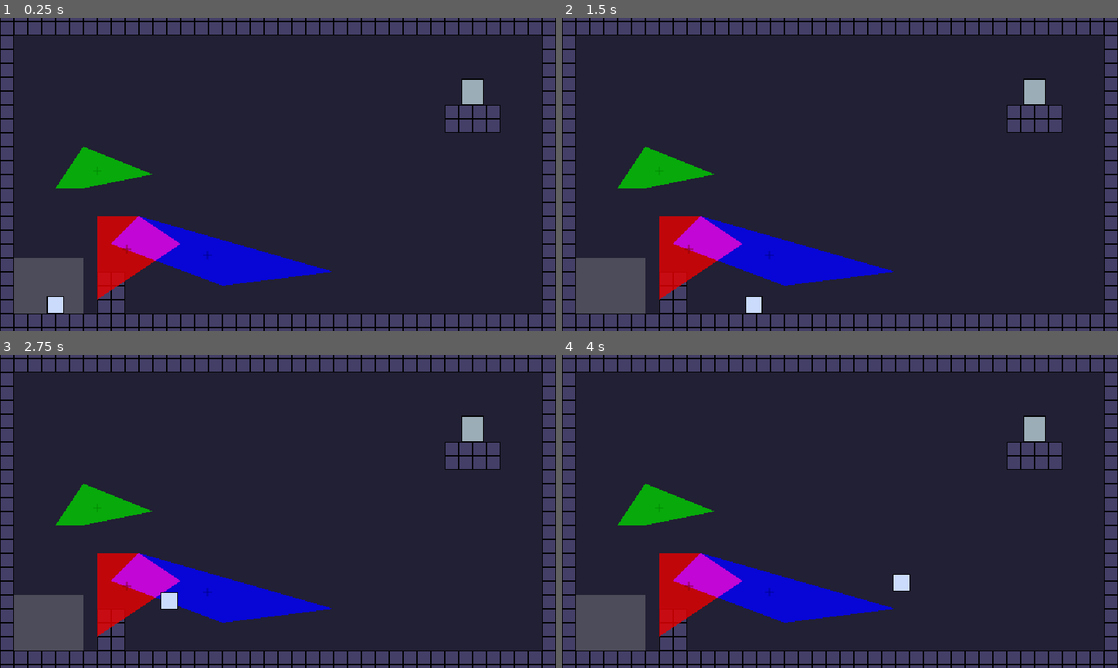
Above: before the commit, frames 1-4 (two rows, left to right).
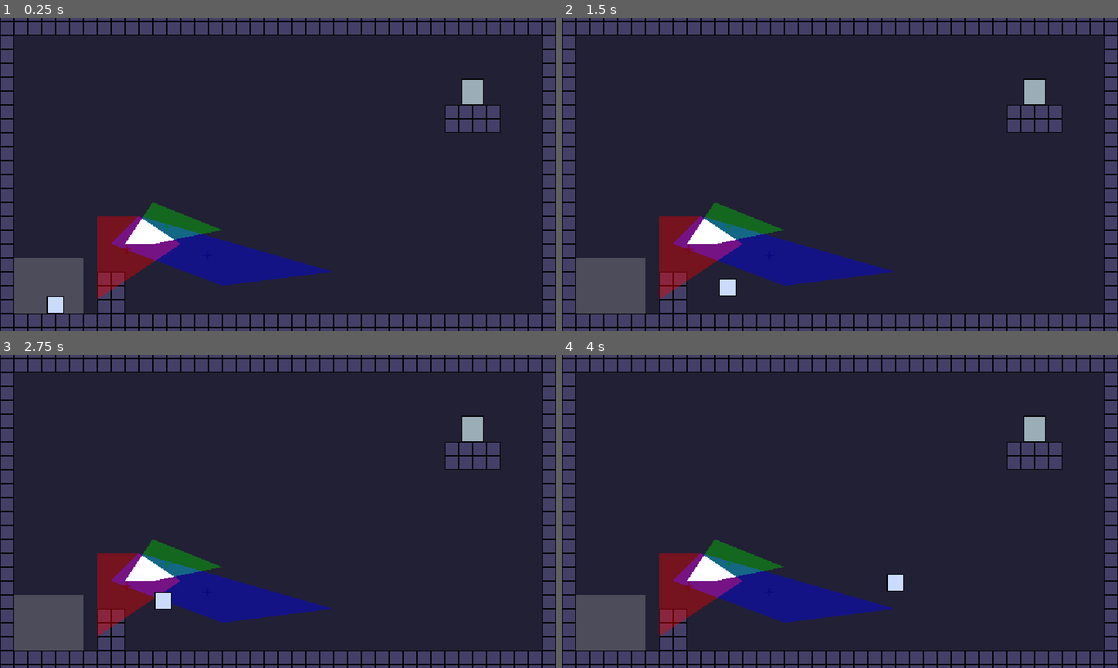
Above: after the commit, the same moments.

Repository: robotmaster/game-off-2026
Game: Godot game, scene res://scenes/rooms/test_room.tscn
Two runs of this game, one before a commit and one after it. Both use one fixed random seed, a clock stepped at 60 frames per second and the inputs below.
Inputs:
- Up to frame 1 (0.25 s): no input
- Up to frame 2 (1.5 s): tap Enter at 0.5 s; hold Up (up) 0.53-1.28 s; hold Right (right) from 0.53 s (still down); tap X (switch_edit) at 1.35 s
- Up to frame 3 (2.75 s): tap Up (up) at 1.52, 1.55, 1.82 s; release Right (right) at 2.03 s; hold Left (left) from 2.03 s (still down); hold Up (up) from 2.03 s (still down); tap C (switch_property) at 2.1 s
- Up to frame 4 (4 s): release Left (left) at 2.78 s; release Up (up) at 2.78 s; hold Right (right) from 2.78 s (still down); tap Z (toggle_play) at 2.85 s; tap Up (up) at 3.02, 3.05, 3.32 s; hold Up (up) from 3.53 s (still down)

The runs differ from the first frame. In frame 1, 6.9% of the frame differs, in the area x 10-60%, y 41-90%; in frame 2, 7.3%, in the area x 10-60%, y 41-95%; in frame 3, 6.9%; in frame 4, 7.1%.
Error before the commit: Invalid access to property or key 'allowed' on a base object of type 'Nil'. (res://scripts/room.gd:43)
Error after the commit: Invalid access to property or key 'allowed' on a base object of type 'Nil'. (res://scripts/room.gd:45)

Commit message:
changed the visuals a bit

Diff:
--- /dev/null
+++ b/game-off-2026/scenes/polygon_intersection_area.tscn
@@ -0,0 +1,6 @@
+[gd_scene format=3 uid="uid://dq1srfxo8o7ny"]
+
+[ext_resource type="Script" uid="uid://cx4wblqfd3c4i" path="res://scripts/polygon_intersection_area.gd" id="1_hp1qd"]
+
+[node name="PolygonIntersectionArea" type="Polygon2D" unique_id=488270413]
+script = ExtResource("1_hp1qd")
--- a/game-off-2026/scenes/room.tscn
+++ b/game-off-2026/scenes/room.tscn
@@ -11,6 +11,8 @@
 [ext_resource type="PackedScene" uid="uid://yprk1w2gy2vs" path="res://scenes/exit.tscn" id="5_jn645"]
 [ext_resource type="Script" uid="uid://ck3epd51kkhqq" path="res://scripts/polygon_parent.gd" id="5_qvc4m"]
 [ext_resource type="Script" uid="uid://qsfnwordlsme" path="res://scripts/current_polygon_outline.gd" id="6_7dqbv"]
+[ext_resource type="Script" uid="uid://bnsxvblbr143l" path="res://scripts/polygon_canvas.gd" id="8_dynfe"]
+[ext_resource type="Shader" uid="uid://djb465hsx6mjh" path="res://shaders/polygon_outline.gdshader" id="9_3j2fx"]
 [ext_resource type="Script" uid="uid://b4c2tt5ppfj4" path="res://scripts/polygon_centroid_display.gd" id="9_eom3m"]
 [ext_resource type="Texture2D" uid="uid://ibq1rp8ensw7" path="res://sprites/polygon_transforms.png" id="10_tk5fv"]
 [ext_resource type="Script" uid="uid://blstfn2xk4cca" path="res://scripts/polygon_info_ui.gd" id="10_w68ji"]
@@ -22,8 +24,8 @@
 
 [sub_resource type="ShaderMaterial" id="ShaderMaterial_277jj"]
 shader = ExtResource("3_jn645")
-shader_parameter/ALPHA = 0.8
-shader_parameter/CHANNEL_COLORS = Color(0.9137255, 0.8039216, 1, 1)
+shader_parameter/alpha = 0.9
+shader_parameter/channel_colors = Color(0.94509804, 0.81960785, 1, 1)
 
 [sub_resource type="CanvasItemMaterial" id="CanvasItemMaterial_jn645"]
 blend_mode = 1
@@ -33,6 +35,9 @@
 
 [sub_resource type="CanvasItemMaterial" id="CanvasItemMaterial_7dqbv"]
 blend_mode = 1
+
+[sub_resource type="ShaderMaterial" id="ShaderMaterial_23wr2"]
+shader = ExtResource("9_3j2fx")
 
 [sub_resource type="GDScript" id="GDScript_277jj"]
 script/source = "extends Camera2D
@@ -76,8 +81,10 @@
 process_physics_priority = 1000
 script = ExtResource("4_jxe34")
 
-[node name="PolygonCanvas" type="CanvasGroup" parent="MainPolygons" unique_id=1378756590]
+[node name="PolygonCanvas" type="CanvasGroup" parent="MainPolygons" unique_id=1378756590 node_paths=PackedStringArray("Room")]
 material = SubResource("ShaderMaterial_277jj")
+script = ExtResource("8_dynfe")
+Room = NodePath("../..")
 
 [node name="Red" type="Node2D" parent="MainPolygons/PolygonCanvas" unique_id=349891011 node_paths=PackedStringArray("Room")]
 unique_name_in_owner = true
@@ -106,6 +113,7 @@
 
 [node name="CurrentPolygonOutline" type="Node2D" parent="MainPolygons/PolygonDisplays" unique_id=1542420041 node_paths=PackedStringArray("Room")]
 unique_name_in_owner = true
+material = SubResource("ShaderMaterial_23wr2")
 script = ExtResource("6_7dqbv")
 Room = NodePath("../../..")
 
--- a/game-off-2026/scenes/rooms/test_room.tscn
+++ b/game-off-2026/scenes/rooms/test_room.tscn
@@ -29,7 +29,7 @@
 
 [node name="Polygon2D" type="Polygon2D" parent="MainPolygons/PolygonCanvas/Green" index="0" unique_id=1848403671]
 use_parent_material = true
-position = Vector2(-16, -80)
+position = Vector2(64, -16)
 color = Color(0, 1, 0, 1)
 polygon = PackedVector2Array(-128, 80, -208, 48, -240, 96, -208, 96)
 
--- a/game-off-2026/scripts/current_polygon_outline.gd
+++ b/game-off-2026/scripts/current_polygon_outline.gd
@@ -2,8 +2,8 @@
 
 @export var Room : RoomRoot
 
-const POLYGON_OUTLINE_COLOR_MULT = Color(0.3, 0.3, 0.3, 0.4)
-const POLYGON_OUTLINE_COLOR_ADD = Color(0.7, 0.7, 0.7, 0)
+const POLYGON_OUTLINE_COLOR_MULT = Color(0.2, 0.2, 0.2, 0.4)
+const POLYGON_OUTLINE_COLOR_ADD = Color(0.8, 0.8, 0.8, 0)
 const POLYGON_OUTLINE_WIDTH = 2.0
 
 func _process(_delta: float) -> void:
--- /dev/null
+++ b/game-off-2026/scripts/polygon_canvas.gd
@@ -0,0 +1,12 @@
+extends CanvasGroup
+
+@export var Room : RoomRoot
+
+const EDITING_ALPHA = 0.7
+const PLAYING_ALPHA = 0.4
+
+func _process(_delta: float) -> void:
+	if Room.is_editing:
+		material.set_shader_parameter("alpha", EDITING_ALPHA)
+	else:
+		material.set_shader_parameter("alpha", PLAYING_ALPHA)
--- /dev/null
+++ b/game-off-2026/scripts/polygon_intersection_area.gd
@@ -0,0 +1,16 @@
+extends Polygon2D
+
+const POLYGON_OUTLINE_WIDTH = 2
+const OUTLINE_COLOR = Color(0.3, 0.3, 0.3)
+
+# Called every frame. 'delta' is the elapsed time since the previous frame.
+func _process(delta: float) -> void:
+	queue_redraw()
+
+func _draw() -> void:
+	return
+	var polygon_array := global_transform * polygon
+
+	var polygon_outline := PolygonTools.make_inwawrd_outline_of_polygon(polygon_array, POLYGON_OUTLINE_WIDTH)
+
+	draw_colored_polygon(polygon_outline, OUTLINE_COLOR)
--- a/game-off-2026/scripts/room.gd
+++ b/game-off-2026/scripts/room.gd
@@ -1,5 +1,7 @@
 extends Node2D
 class_name RoomRoot
+
+const INTERSECTION_AREA = preload("res://scenes/polygon_intersection_area.tscn")
 
 @export_group("Don't Touch")
 @export var color_1_parent : Node2D
@@ -66,15 +68,17 @@
 	for child in children:
 		child.queue_free()
 	for polygon_shape in overlap:
-		var new_polygon_2d := Polygon2D.new()
-		new_polygon_2d.polygon = polygon_shape
-		intersection_static_body.add_child(new_polygon_2d)
+		var new_intersection_area = INTERSECTION_AREA.instantiate()
+		new_intersection_area.polygon = polygon_shape
+		intersection_static_body.add_child(new_intersection_area)
 
 		var new_collision := CollisionPolygon2D.new()
 		new_collision.polygon = polygon_shape
 		intersection_static_body.add_child(new_collision)
 
 	#intersection_polygon.polygon = intersection_polygon.global_transform.affine_inverse() * overlap[0]
+
+
 
 func _get_overlap_in_polygons() -> Array[PackedVector2Array]:
 	var overlap : Array[PackedVector2Array] = []
--- /dev/null
+++ b/game-off-2026/shaders/polygon_outline.gdshader
@@ -0,0 +1,12 @@
+shader_type canvas_item;
+
+uniform sampler2D screen_texture : hint_screen_texture, repeat_disable, filter_nearest;
+
+void fragment() {
+
+	vec4 color_below = textureLod(screen_texture, SCREEN_UV, 0.0);
+
+	if (color_below.r > 0.7 && color_below.g > 0.7 && color_below.b > 0.7) {
+		COLOR.rgb *= 0.2;
+	}
+}
--- a/game-off-2026/shaders/polygons.gdshader
+++ b/game-off-2026/shaders/polygons.gdshader
@@ -1,15 +1,15 @@
 shader_type canvas_item;
 render_mode unshaded;
 
-uniform float ALPHA;
-uniform vec3 CHANNEL_COLORS : source_color;
+uniform float alpha;
+uniform vec3 channel_colors : source_color;
 uniform sampler2D screen_texture : hint_screen_texture, repeat_disable, filter_nearest;
 
 void fragment() {
 	vec4 original_color = textureLod(screen_texture, SCREEN_UV, 0.0);
-	original_color.a *= ALPHA;
+	original_color.a *= alpha;
 
-	original_color.rgb *= CHANNEL_COLORS;
+	original_color.rgb *= channel_colors;
 
 	COLOR = original_color;
 }
Not shown, added: game-off-2026/scripts/polygon_canvas.gd.uid
Not shown, added: game-off-2026/scripts/polygon_intersection_area.gd.uid
Not shown, added: game-off-2026/shaders/polygon_outline.gdshader.uid
